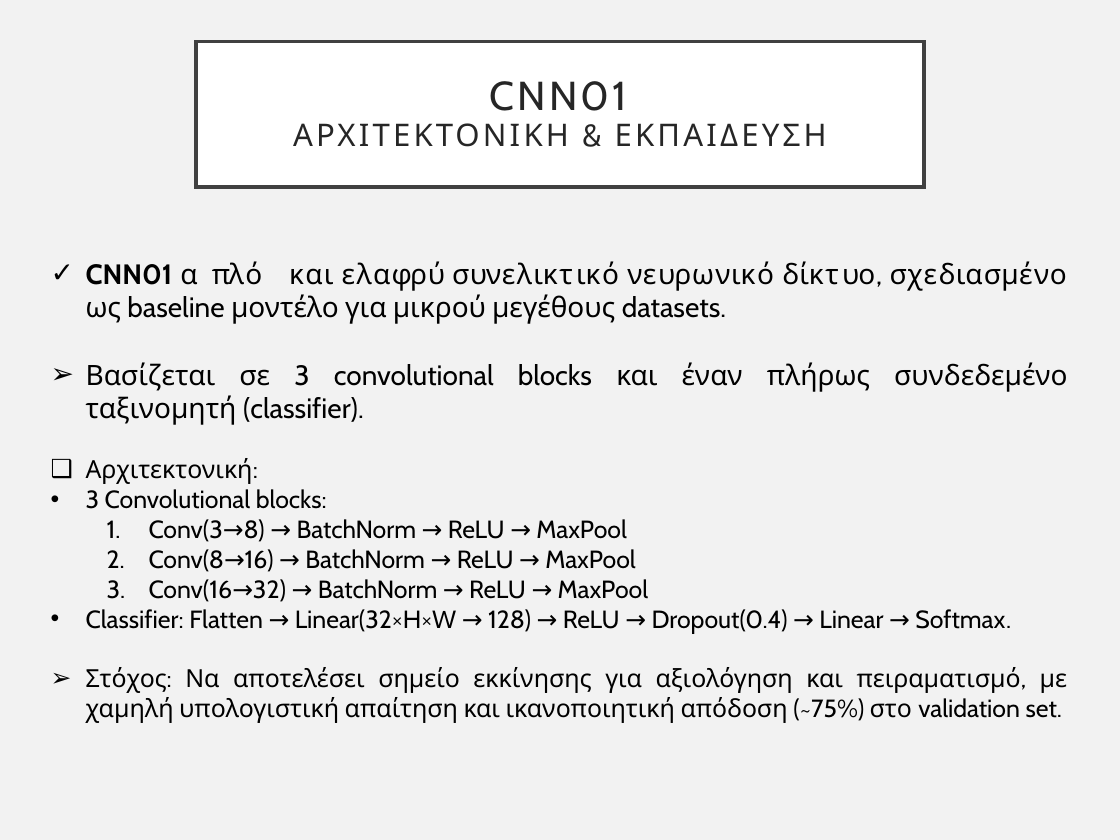
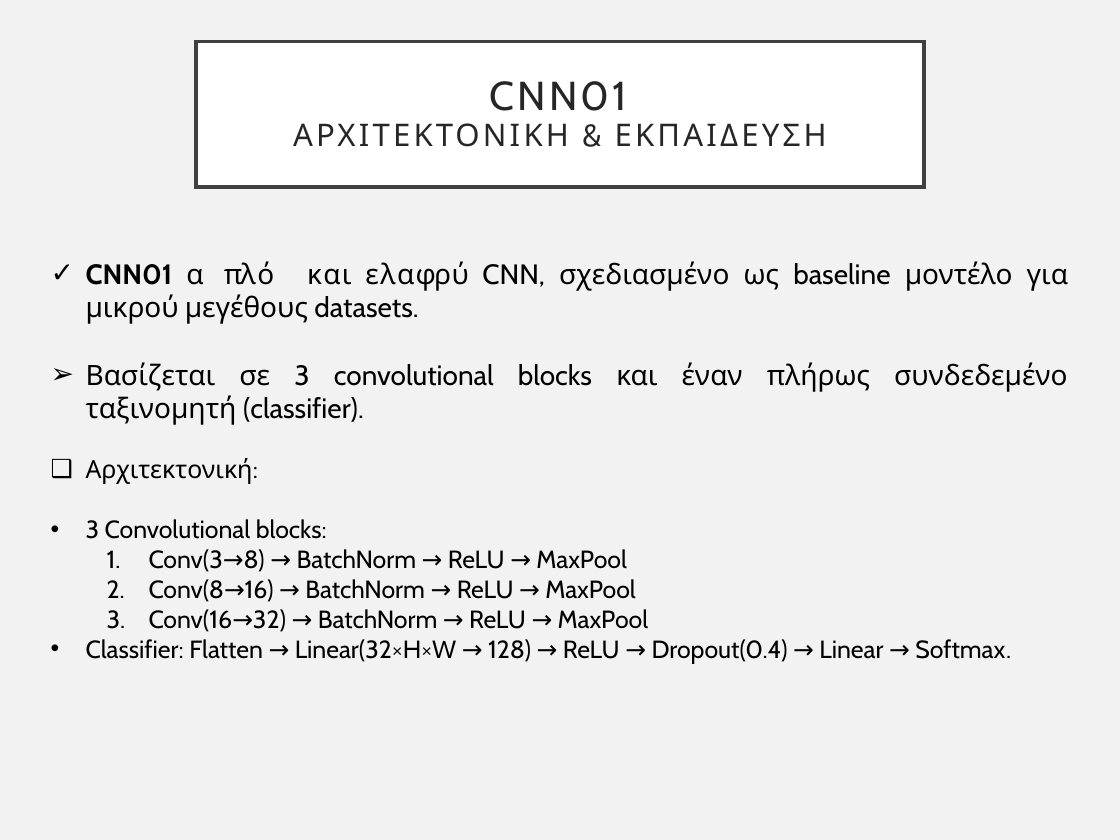
Before and after one commit to pkatpk/see-animal-dl, a slide deck: slide 6 of slides/Presentation_CNN_ResNet_SeaAnimals.pptx. Drawn at 1120x840 pixels with LibreOffice and Linux fonts; fonts in the diff are those of the drawing. Boxes give left, top, right and bottom in pixels: in the first picture for what was removed or moved away, otherwise in the second. Text is boxed around its words. In the diff, an @@ line names an element or a change of style, - is before the commit and + after.

Commit message:
final presentation

```diff
--- a/slides/Presentation_CNN_ResNet_SeaAnimals.pptx
+++ b/slides/Presentation_CNN_ResNet_SeaAnimals.pptx
@@ text at box(86, 261, 1068, 324): text changed @@
-✓ CNN01 → απλό και ελαφρύ συνελικτικό νευρωνικό δίκτυο, σχεδιασμένο ως baseline μοντέλο για μικρού μεγέθους datasets.
+✓ CNN01 → απλό και ελαφρύ CNN, σχεδιασμένο ως baseline μοντέλο για μικρού μεγέθους datasets.
@@ text at box(86, 667, 1068, 723): paragraph removed @@
-➢ Στόχος: Να αποτελέσει σημείο εκκίνησης για αξιολόγηση και πειραματισμό, με χαμηλή υπολογιστική απαίτηση και ικανοποιητική απόδοση (~75%) στο validation set.
```
Also in this commit, not shown: 5 other slides changed.
